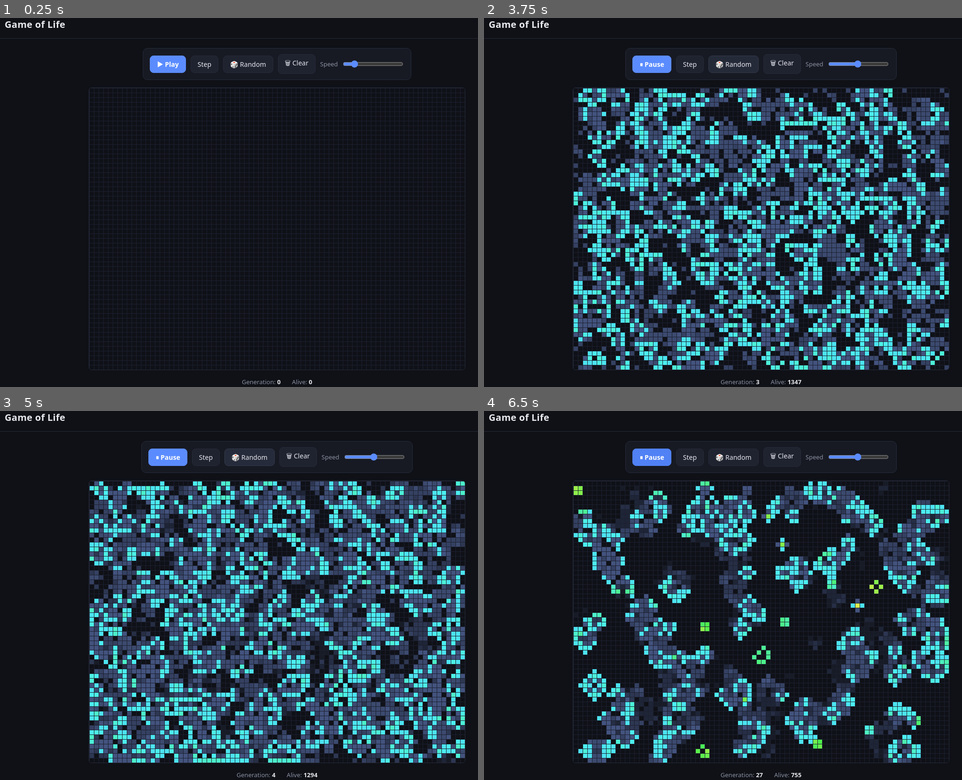
Above: before the commit, frames 1-4 (two rows, left to right).
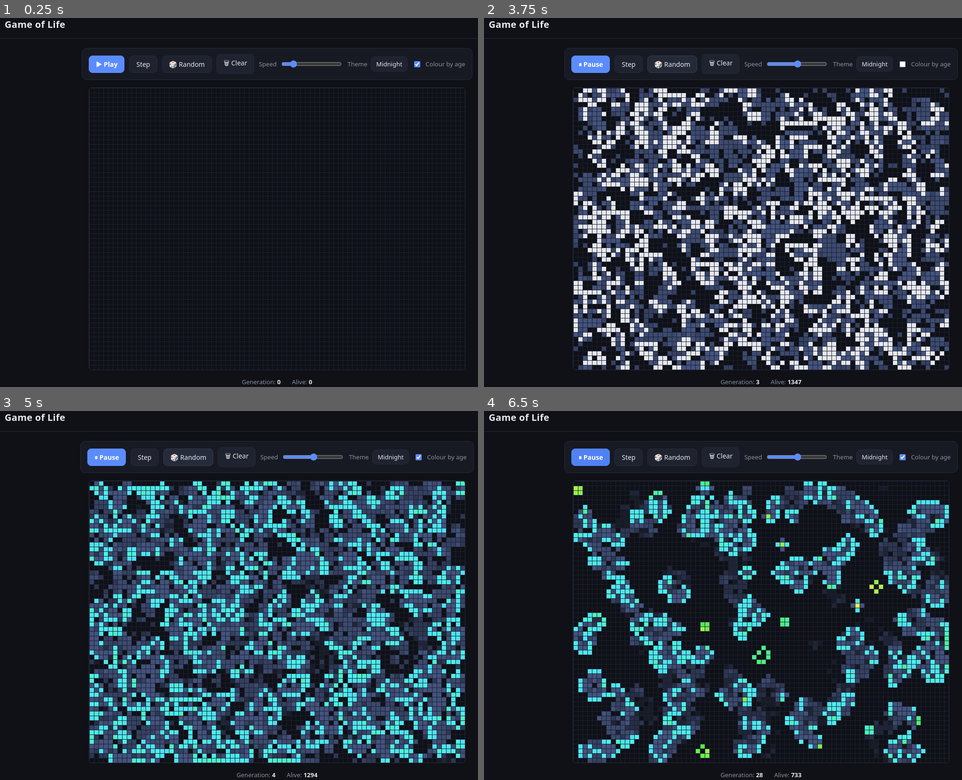
Above: after the commit, the same moments.

Repository: AliKaganAlbayrak/game-of-life
Game: browser game, page index.html
The game is run twice, just before and just after one commit, with the same random seed, the same clock (stepped at 60 frames per second) and the same inputs.
Inputs (mouse positions are in pixels of both pictures, inside the frame that each line leads up to; where the layout moved, square brackets give the same spot in the first picture):
- Up to frame 1 (0.25 s): no input
- Up to frame 2 (3.75 s): click "▶ Play" at 0.27 s; click (761, 257) at 1.07 s; click (799, 62) [856, 62] at 1.27 s; click (684, 198) at 1.67 s; click (799, 62) [856, 62] at 1.87 s; click (904, 62) at 2.02 s; press the mouse at (837, 187) at 2.27 s; release the mouse at (761, 172) at 2.4 s; click "Step" at 2.47 s; click (818, 283) at 2.87 s; click "▶ Play" at 3.07 s; click (665, 298) at 3.47 s; click "🎲 Random" at 3.67 s
- Up to frame 3 (5 s): press the mouse at (277, 565) at 4.07 s; release the mouse at (239, 720) at 4.2 s; click (315, 455) [372, 455] at 4.27 s; click (420, 455) at 4.52 s; click (391, 636) at 4.67 s; click "🎲 Random" at 4.87 s
- Up to frame 4 (6.5 s): click (646, 621) at 5.27 s; click "Step" at 5.47 s; press the mouse at (723, 720) at 5.87 s; release the mouse at (684, 591) at 6 s; click "Step" at 6.07 s; click "▶ Play" at 6.27 s; click (799, 521) at 6.47 s

The runs differ from the first frame. In frame 1, 1.4% of the frame differs, in the area x 17-99%, y 8-17%; in frame 2, 15%, in the area x 16-100%, y 8-96%; in frame 3, 1.8%; in frame 4, 9.0%.

Commit message:
feat: theme switcher and colour-mode toggle
Co-Authored-By: Claude Opus 4.8 <noreply@anthropic.com>

Diff:
--- a/css/style.css
+++ b/css/style.css
@@ -140,6 +140,22 @@
   accent-color: var(--accent);
 }
 
+.field input[type="checkbox"] {
+  accent-color: var(--accent);
+}
+
+.select {
+  appearance: none;
+  background: #1f2330;
+  color: var(--text);
+  border: 1px solid var(--panel-border);
+  border-radius: 8px;
+  padding: 6px 10px;
+  font: inherit;
+  font-size: 13px;
+  cursor: pointer;
+}
+
 .statusbar {
   display: flex;
   gap: 24px;
--- a/index.html
+++ b/index.html
@@ -35,6 +35,21 @@
             step="1"
           />
         </label>
+
+        <label class="field">
+          Theme
+          <select id="theme" class="select">
+            <option value="midnight">Midnight</option>
+            <option value="light">Light</option>
+            <option value="neon">Neon</option>
+            <option value="retro">Retro</option>
+          </select>
+        </label>
+
+        <label class="field">
+          <input id="ageColor" type="checkbox" checked />
+          Colour by age
+        </label>
       </div>
 
       <canvas id="board" class="board" width="800" height="600"></canvas>
--- a/js/controls.js
+++ b/js/controls.js
@@ -45,4 +45,24 @@
     syncPlayPauseLabel();
     app.stepOnce();
   });
+
+  // --- theme ----------------------------------------------------------------
+  var themeSelect = document.getElementById("theme");
+  function applyTheme(name) {
+    document.documentElement.setAttribute("data-theme", name);
+    app.draw(); // canvas colours come from CSS variables, so repaint
+  }
+  applyTheme(themeSelect.value);
+  themeSelect.addEventListener("change", function () {
+    applyTheme(themeSelect.value);
+  });
+
+  // --- colour mode ----------------------------------------------------------
+  var ageColor = document.getElementById("ageColor");
+  function applyColorMode() {
+    app.renderer.colorMode = ageColor.checked ? "age" : "solid";
+    app.draw();
+  }
+  applyColorMode();
+  ageColor.addEventListener("change", applyColorMode);
 })(window.GOL);
